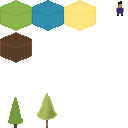
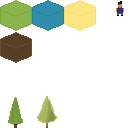
Revision of a layered 128 x 128 image; what changed, layer by layer:
painted on "Tile 1" over [37, 93, 57, 123]
